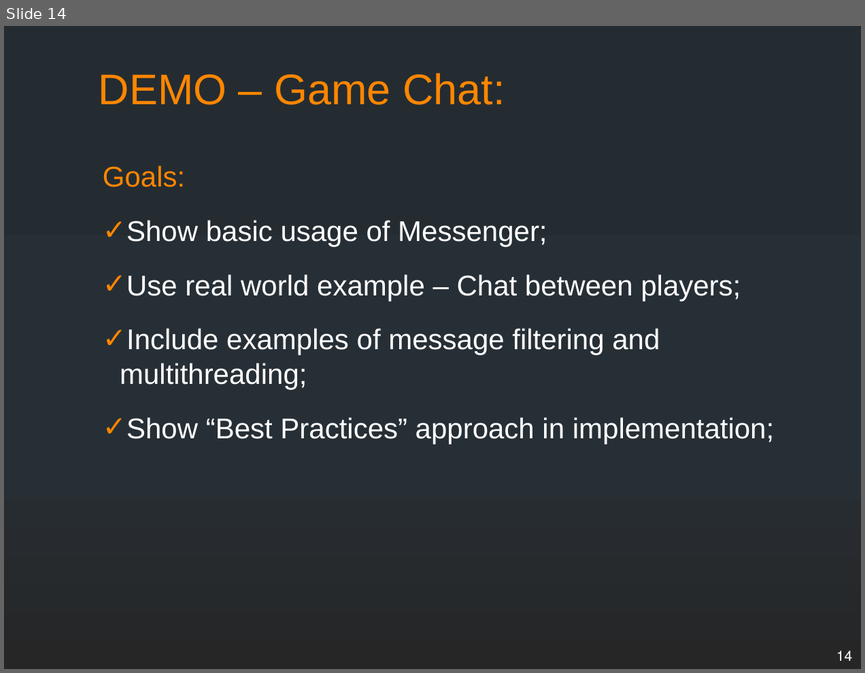
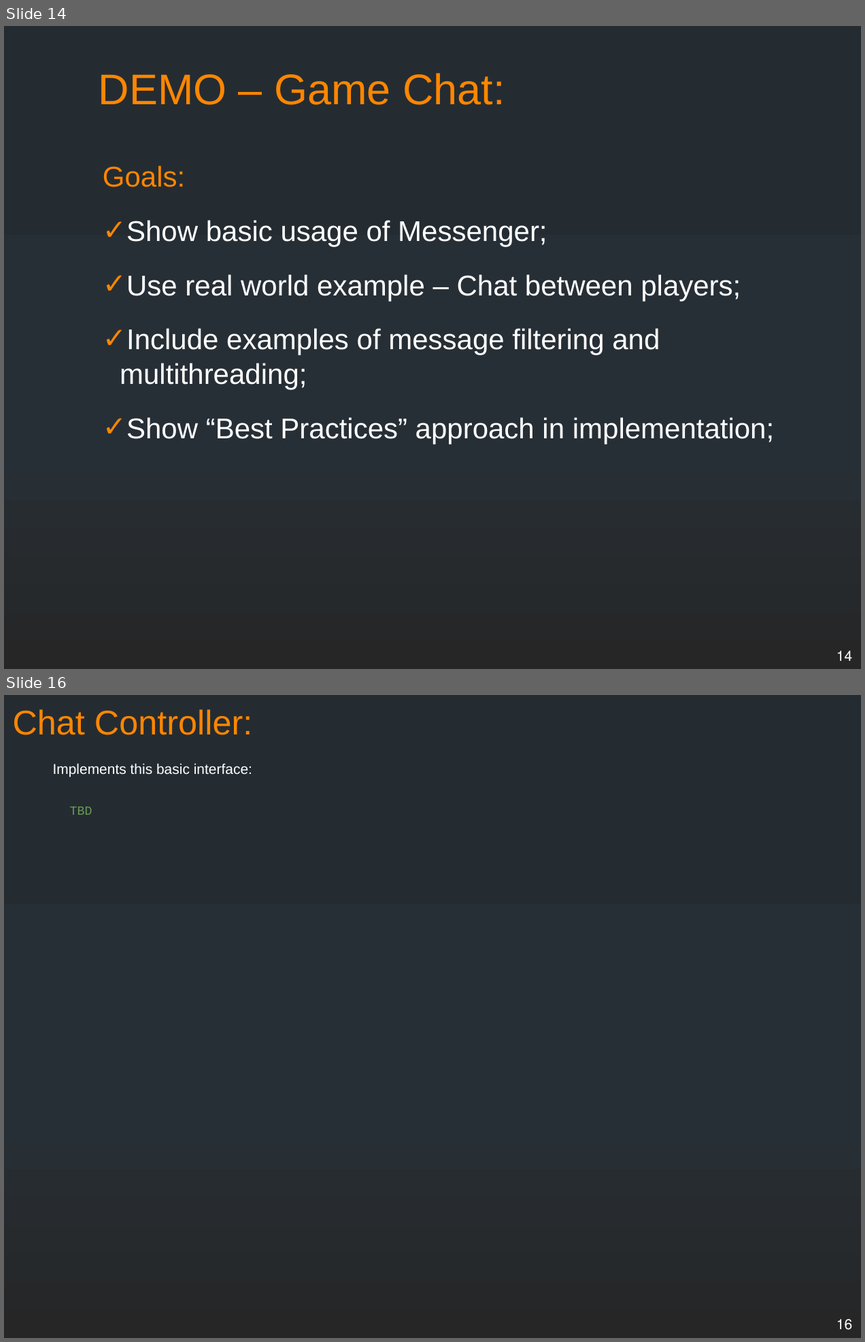
Before and after one commit to supermax/pubsub, a slide deck: docs/PubSub Messenger.pptx. Shown one above the other, each under a label of ours: slide 14 before the commit, slides 14 and 16 after it; the slides between them are not shown. The pictures are 865x673 and 865x1342 pixels, drawn with LibreOffice and Linux fonts; fonts in the diff are those of the drawing. Boxes give left, top, right and bottom in pixels: in the first picture for what was removed or moved away, otherwise in the second. Text is boxed around its words. In the diff, an @@ line names an element or a change of style, - is before the commit and + after.

```diff
--- a/docs/PubSub Messenger.pptx
+++ b/docs/PubSub Messenger.pptx
@@ slide 16 added at <box>4,695,861,1338</box>, background gradient #242C33 to #273037 to #262626 @@
@@ title added at <box>13,709,252,735</box>, 28.8 pt, text #FF8600 @@
+Chat Controller:
@@ text added at <box>53,763,252,815</box>, 12 pt, text #FFFFFF @@
+  Implements this basic interface:
+    TBD
@@ page number added at <box>836,1319,852,1329</box>, 12 pt, text #FFFFFF @@
+16
```
Also in this commit, not shown: 1 slide changed, 1 slide removed, 3 other files.
